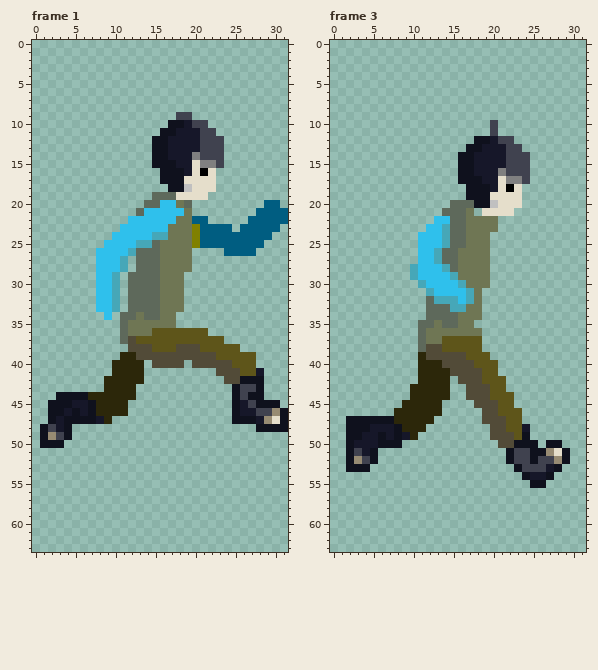
Two versions of one pixel-art file, Sprites/Player/Player_WalkRightWIP.aseprite. That is the earlier state.
32x64 pixels, 8 frames. Shown: frame 1, frame 3. The commit also changed other frames, which this record leaves out.
The result:
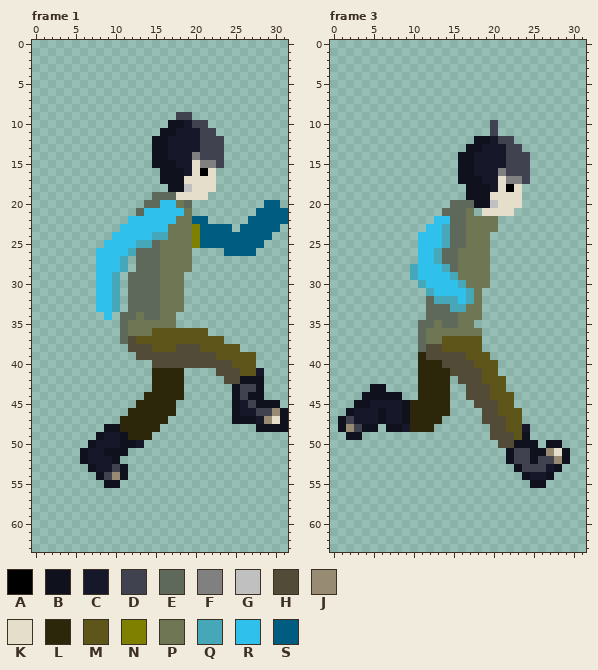
Palette (. is transparent): A #000000  B #0f111d  C #161729  D #40424f  E #5e695b  F #808080  G #c0c0c0  H #524b38  J #978b73  K #e5decb  L #2c270a  M #5e551a  N #808000  P #6f7654  Q #46a7b8  R #2fc0ec  S #005d81
From the commit log: Tweaked the animation on the legs
Difference:
layer "Back leg/Back leg" now hidden
layer "Front leg/Front leg clothing Copy" added
Frame 1, layers "Front leg/Front leg clothing Copy", "Back leg/Back leg clothing Copy":
y 39: x 11..12 LL -> ..
y 40: x 10..13 LLLL -> ....; x 19 . -> H
y 41: x 10..13 LLLL -> ....; x 15..18 .... -> LLLL
y 42: x 9..13 LLLLL -> .....; x 15..18 .... -> LLLL
y 43: x 9..12 LLLL -> ....; x 15..18 .... -> LLLL
y 44: x 3..12 BBBBLLLLLL -> ..........; x 14..18 ..... -> LLLLL
y 45: x 2..11 BBBCCBLLLL -> ..........; x 13..17 ..... -> LLLLL
y 46: x 2..17 BBCBCBLLLL...... -> ..........LLLLLL
y 47: x 2..9 BCBBBBCL -> ........; x 11..16 ...... -> LLLLLL
y 48: x 1..4 BDCB -> ....; x 9..15 ....... -> BBLLLLL
y 49: x 1..4 BJDB -> ....; x 8..14 ....... -> BCCBLLL
y 50: x 1..3 BBB -> ...; x 7..13 ....... -> BCCCBBC
y 51: x 6..11 ...... -> BCCBBB
y 52: x 6..10 ..... -> BCCCB
y 53: x 7..11 ..... -> BCCDB
y 54: x 8..11 .... -> BDJB
y 55: x 9..10 .. -> BB
Frame 3, layer "Back leg/Back leg clothing Copy":
y 43: x 5..6 .. -> BB; x 10 L -> .
y 44: x 4..8 ..... -> BBBBB; x 10 L -> .
y 45: x 3..9 ......L -> BBCCCCB; x 14 . -> L
y 46: x 2..9 ......LL -> BCCCBCCB; x 14 . -> L
y 47: x 1..5 .BBBB -> BDCCC; x 7..9 BLL -> CCB; x 13 . -> L
y 48: x 1..3 .BB -> BJD; x 5..7 CCC -> B.B; x 9 L -> C; x 12 . -> L
y 49: x 4..10 CCBCBCL -> .......
y 50: x 2..8 BCCCBBB -> .......
y 51: x 2..5 BDCB -> ....
y 52: x 2..5 BJDB -> ....
y 53: x 2..4 BBB -> ...
Boxes around the changes in both pictures, in picture pixels (x1, y1, x2, y2):
changed: (40, 352, 192, 488)
changed: (338, 384, 450, 472)
